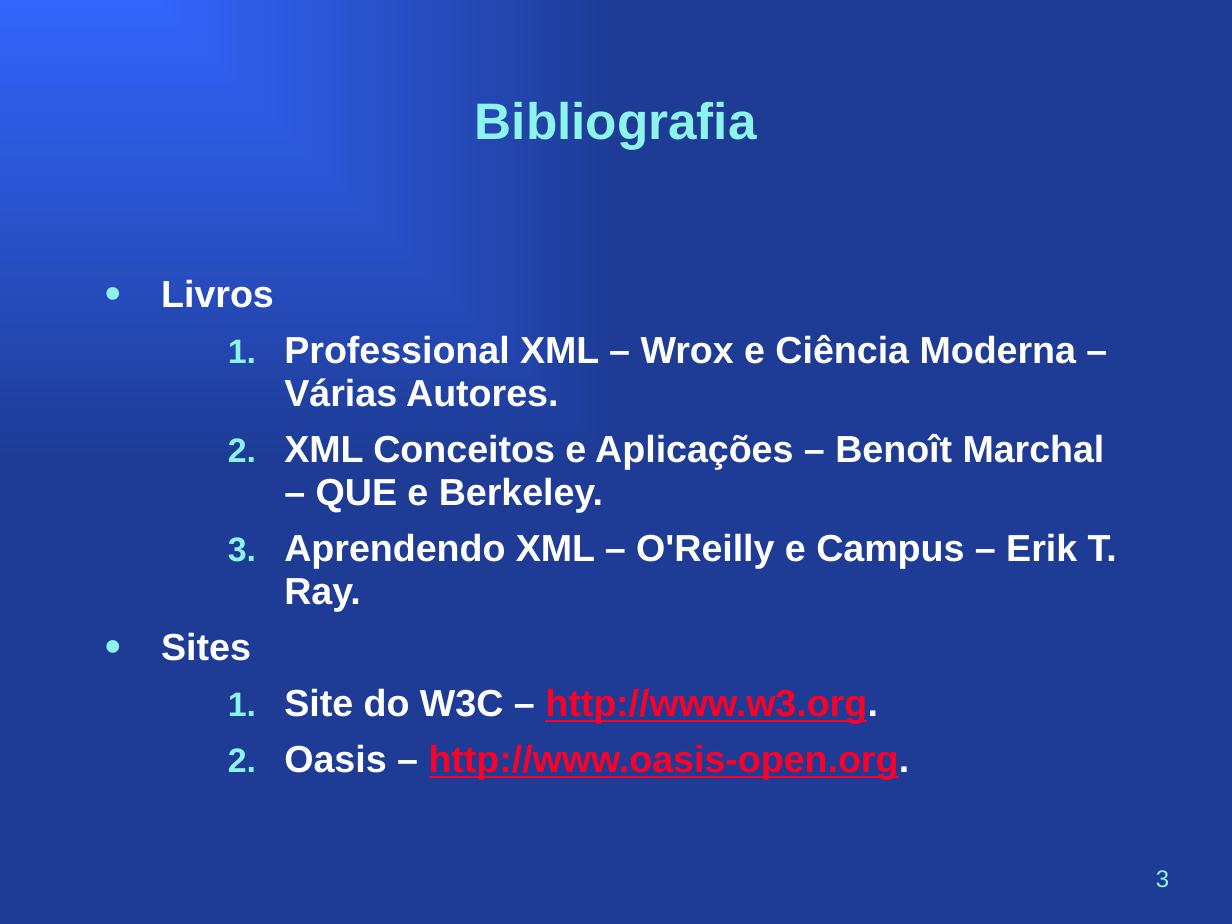
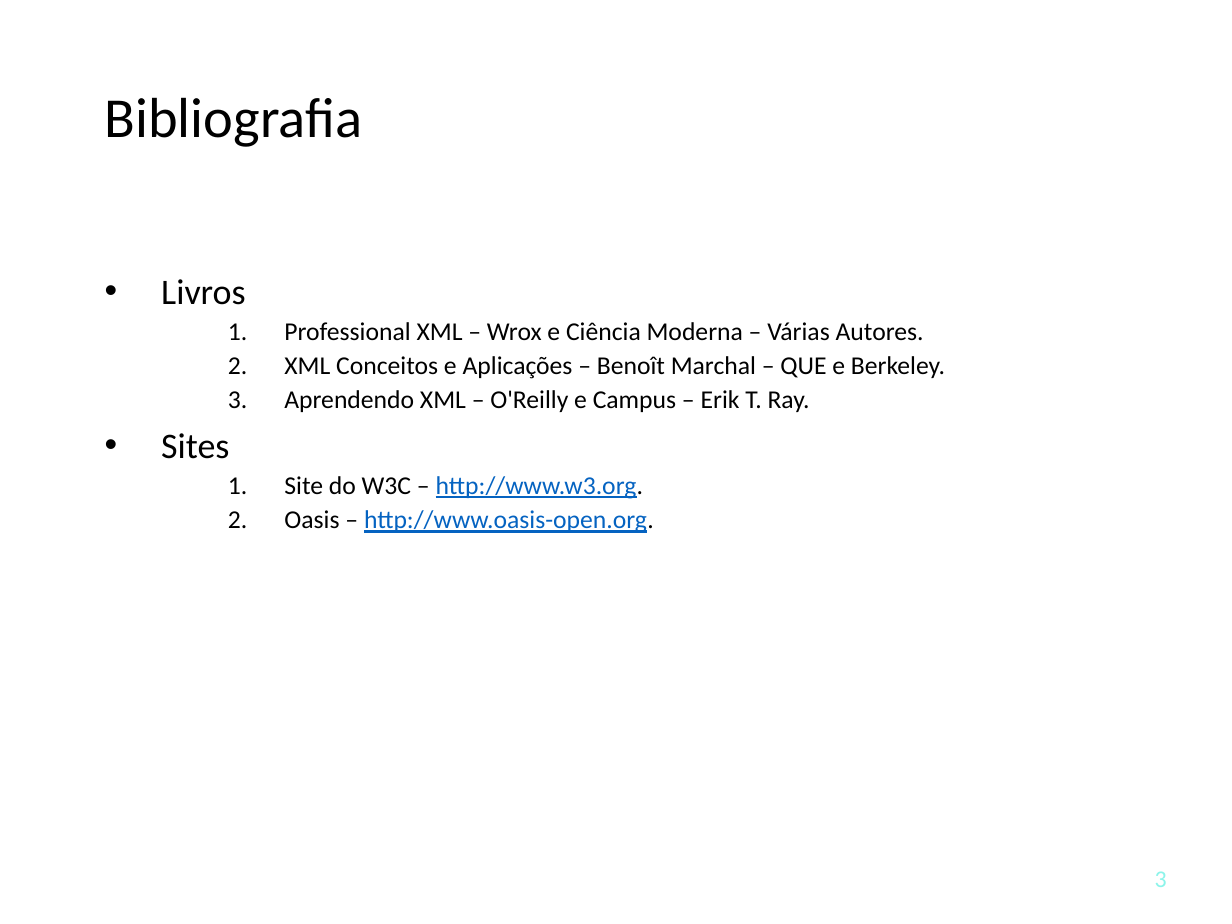
Before and after one commit to tewarid/course-xml, a slide deck: slide 3 of curso.pptx. Drawn at 1232x924 pixels with LibreOffice and Linux fonts; fonts in the diff are those of the drawing. Boxes give left, top, right and bottom in pixels: in the first picture for what was removed or moved away, otherwise in the second. Text is boxed around its words. In the diff, an @@ line names an element or a change of style, - is before the commit and + after.

Commit message:
change slide theme

```diff
--- a/curso.pptx
+++ b/curso.pptx
@@ background gradient #3365FB to #2951C9 to #FFFFFF @@
@@ title "Bibliografia" at [105, 97, 363, 147]: size 30 to 33 pt, font Arial to Calibri, text colour #8CF4EA to #000000, bold off; alignment centre to left; line spacing 1 to 0.9 @@
@@ text "Livros" at [161, 279, 945, 533]: size 22 to 21 pt in "Livros", "Sites"; font Arial to Calibri, bold off, size 22 to 15 pt; text colour #FFFFFF to #000000 in "Livros", "Professional XML – Wrox e Ciência Moderna ...", "XML Conceitos e Aplicações – Benoît Marchal ...", "Aprendendo XML – O'Reilly e Campus – ..." and 3 more places; text colour #FC0128 to #0563C1 in "http://www.w3.org.", "http://www.oasis-open.org."; line spacing 0.95 to 0.9; less space between paragraphs @@
@@ page number at [1155, 871, 1167, 887]: font Arial to Calibri @@
```
Also in this commit, not shown: 118 other slides changed, 1 slide added, 1 slide removed, 2 other files.
